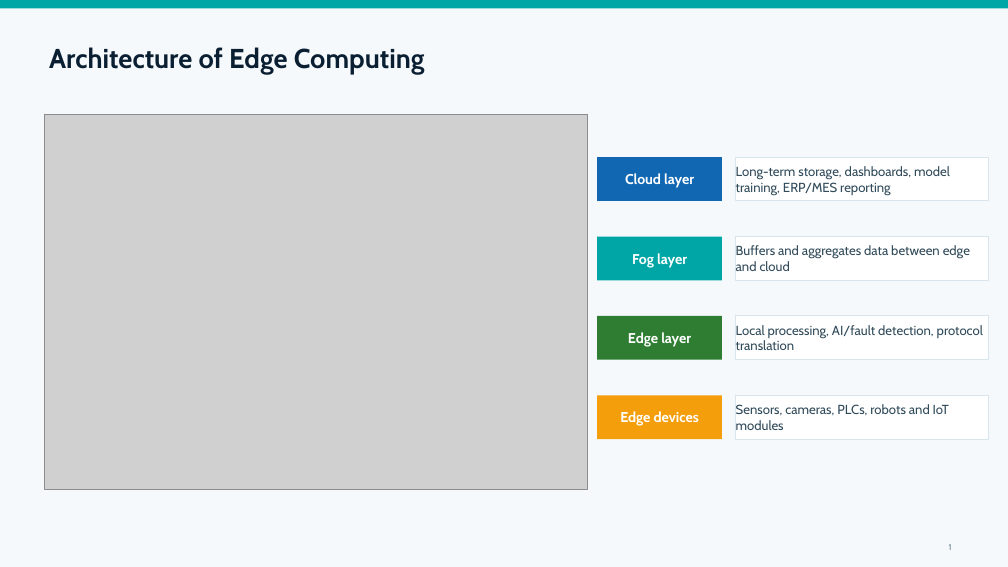
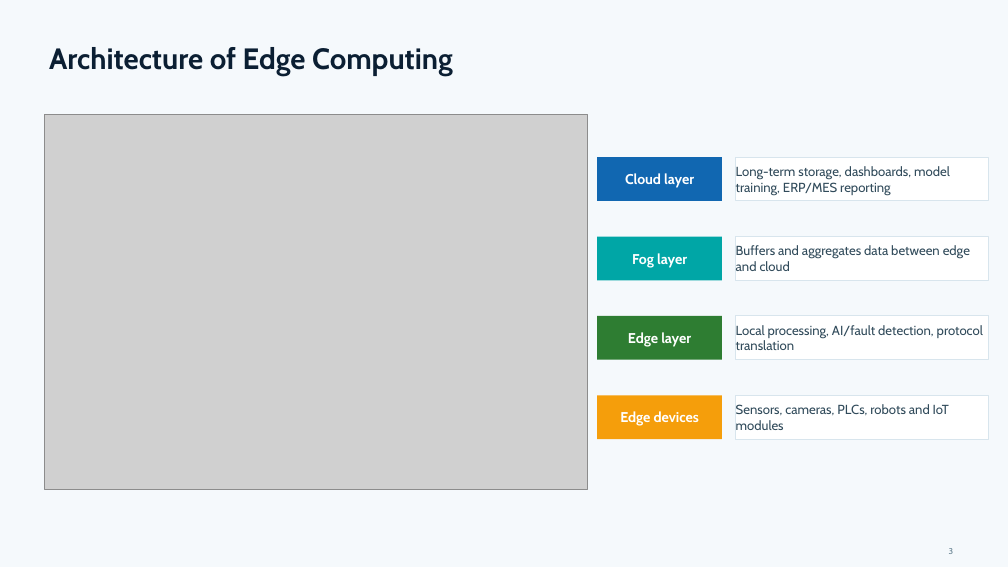
Before and after one commit to sohan2961/SS2026_ICS_Team_A5, a slide deck: slide 3 of Presentation/Edge_Computing_in_Industrial_Communication.pptx (slide 1 before the commit). Drawn at 1008x567 pixels with LibreOffice and Linux fonts; fonts in the diff are those of the drawing; grey boxes stand for pictures. Boxes give left, top, right and bottom in pixels: in the first picture for what was removed or moved away, otherwise in the second. Text is boxed around its words. In the diff, an @@ line names an element or a change of style, - is before the commit and + after.

Commit message:
Update Edge Computing PPTX

```diff
--- a/Presentation/Edge_Computing_in_Industrial_Communication.pptx
+++ b/Presentation/Edge_Computing_in_Industrial_Communication.pptx
@@ rectangle removed at [0,0,1008,8] @@
@@ text "Architecture of Edge Computing" at [49,47,453,76]: size 26 to 28 pt @@
@@ page number at [949,548,954,554]: vertical alignment top to middle @@
@@ page number at [949,548,954,554]: text changed @@
-1
+3
```
Also in this commit, not shown: 11 other slides changed, 3 slides added, 1 slide removed, 2 other files.
